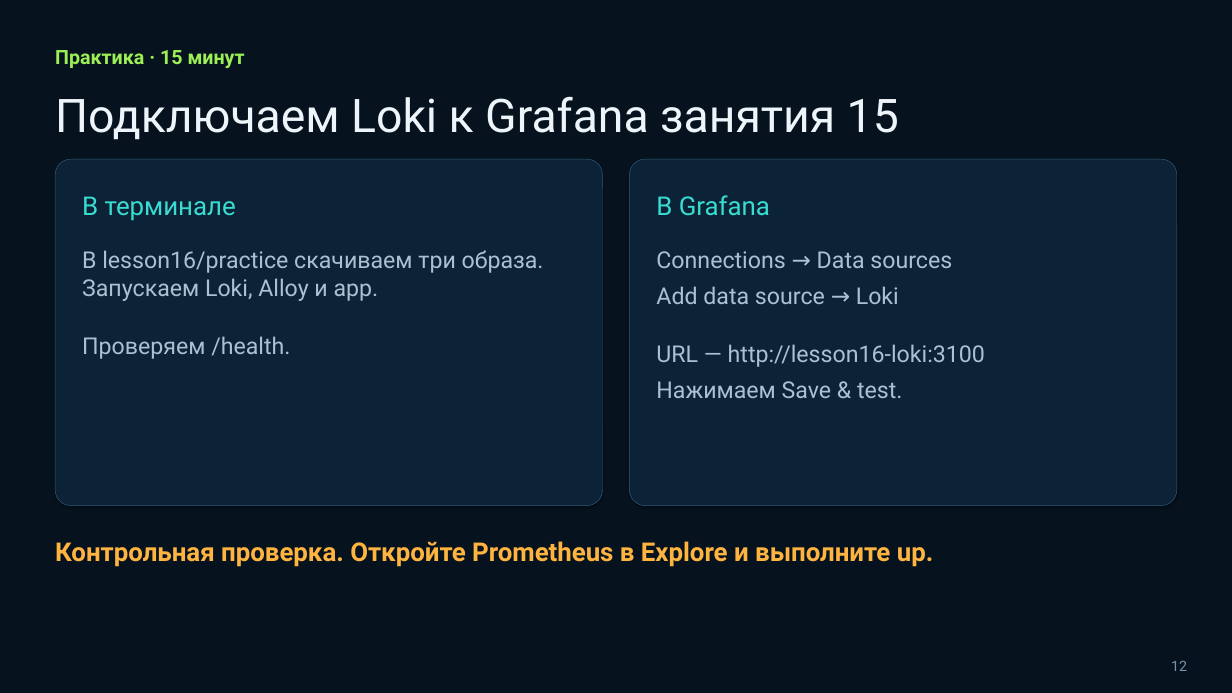
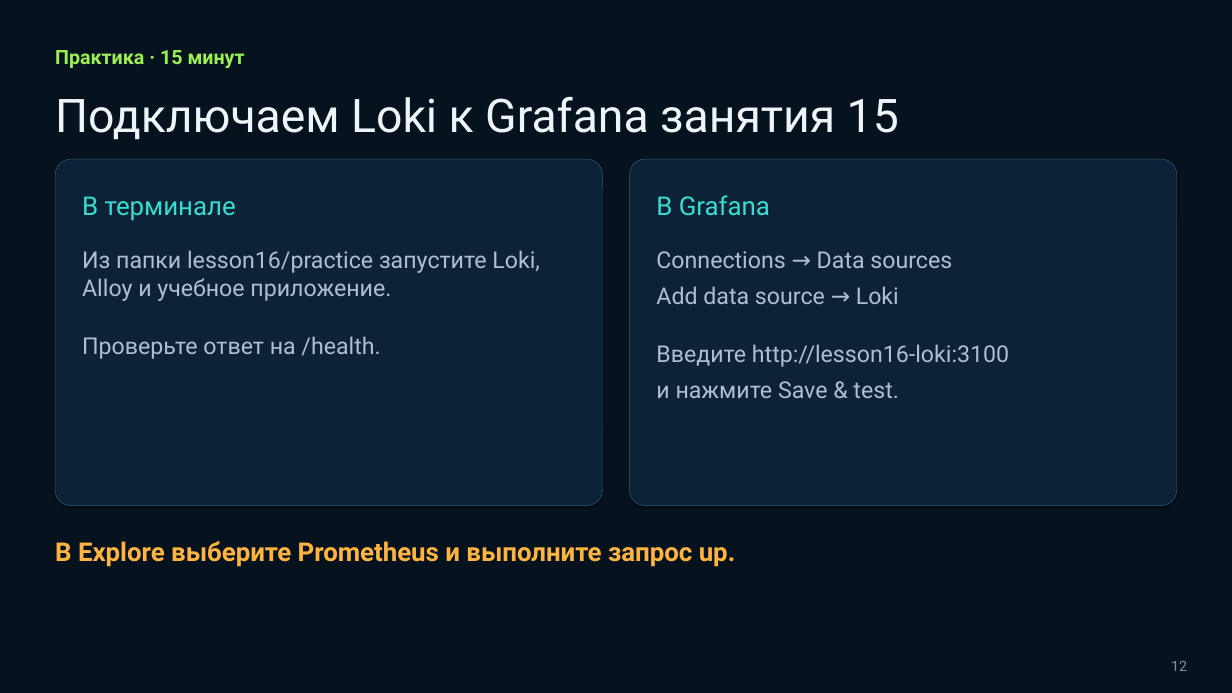
Before and after one commit to tenroman1-design/devops-lab, a slide deck: slide 12 of lesson16/Занятие 16 — Централизованное логирование.pptx. Drawn at 1232x693 pixels with LibreOffice and Linux fonts; fonts in the diff are those of the drawing. Boxes give left, top, right and bottom in pixels: in the first picture for what was removed or moved away, otherwise in the second. Text is boxed around its words. In the diff, an @@ line names an element or a change of style, - is before the commit and + after.

```diff
--- a/lesson16/Занятие 16 — Централизованное логирование.pptx
+++ b/lesson16/Занятие 16 — Централизованное логирование.pptx
@@ text at (82, 250, 540, 359): text changed @@
-В lesson16/practice скачиваем три образа. Запускаем Loki, Alloy и app.
-Проверяем /health.
+Из папки lesson16/practice запустите Loki, Alloy и учебное приложение.
+Проверьте ответ на /health.
@@ text at (656, 344, 1009, 398): text changed @@
-URL — http://lesson16-loki:3100
-Нажимаем Save & test.
+Введите http://lesson16-loki:3100
+и нажмите Save & test.
@@ text at (55, 541, 735, 567): text changed @@
-Контрольная проверка. Откройте Prometheus в Explore и выполните up.
+В Explore выберите Prometheus и выполните запрос up.
```
Also in this commit, not shown: 12 other slides changed, 2 other files.
